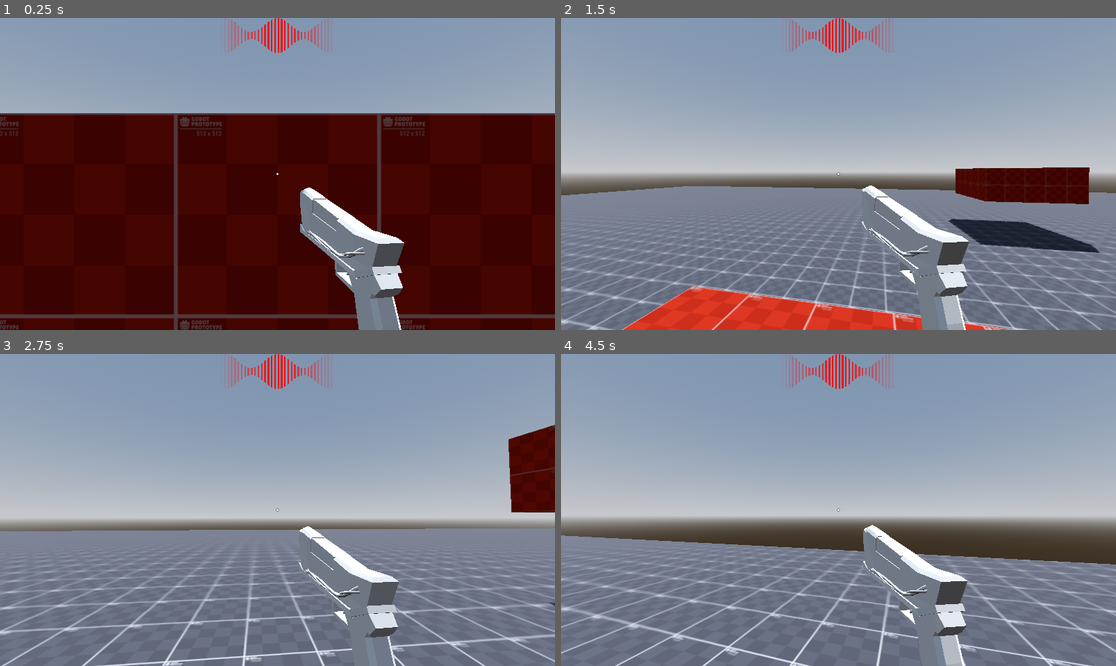
Above: before the commit, frames 1-4 (two rows, left to right).
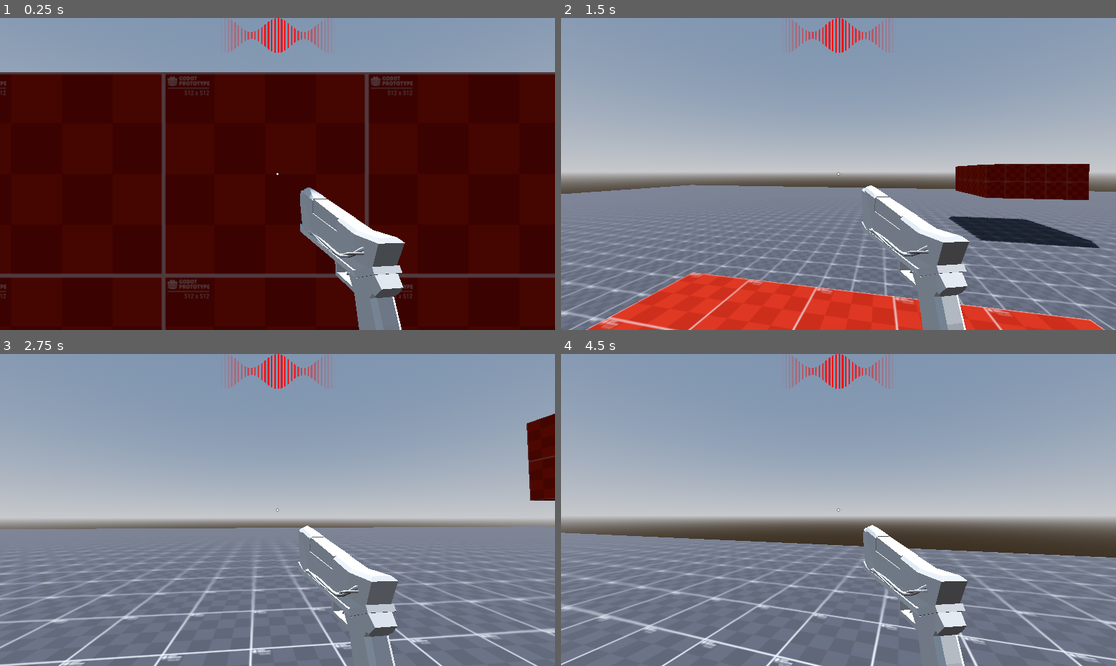
Above: after the commit, the same moments.

Repository: WasteIy/GameOff2025
Game: Godot game, scene res://Scenes/Levels/debug_level.tscn
Same seed, same stepped clock (60 frames per second), same inputs: the game is played once before the commit and once after it.
Inputs (mouse positions are in pixels of both pictures, inside the frame that each line leads up to):
- Up to frame 1 (0.25 s): no input
- Up to frame 2 (1.5 s): move the mouse to (866, 174) at 0.52 s; hold Ctrl (crouch) 0.53-1.28 s; hold W (move_forward) from 0.53 s (still down); click (866, 174) at 0.67 s; tap Space (jump) at 0.77 s; move the mouse to (810, 174) at 1.27 s; tap Ctrl (crouch) at 1.35 s
- Up to frame 3 (2.75 s): keep holding W (move_forward); tap Space (jump) at 1.52 s; move the mouse to (288, 503) at 2.02 s; hold Shift (run) from 2.03 s (still down); tap Ctrl (crouch) at 2.3 s
- Up to frame 4 (4.5 s): keep holding W (move_forward); move the mouse to (832, 516) at 2.77 s; release Shift (run) at 2.78 s; click (832, 516) at 2.85 s; tap Space (jump) at 3.02, 3.77 s; tap Ctrl (crouch) at 3.05, 4.35 s; move the mouse to (877, 513) at 3.52 s; hold Ctrl (crouch) 3.53-4.28 s; move the mouse to (794, 506) at 4.27 s

The runs differ from the first frame. In frame 1, 19% of the frame differs, in the area x 0-100%, y 17-100%; in frame 2, 11%; in frame 3, 9.1%; in frame 4, 8.2%.

Commit message:
Working on camera animations

Diff:
--- a/Scenes/Player/player.tscn
+++ b/Scenes/Player/player.tscn
@@ -12,45 +12,64 @@
 [ext_resource type="Script" uid="uid://c2rjhovo4ljy7" path="res://Scenes/Player/Components/shoot.gd" id="7_jhyir"]
 [ext_resource type="PackedScene" uid="uid://rvq118nc0ibx" path="res://Scenes/UI/ui_debug.tscn" id="13_06tpx"]
 
-[sub_resource type="CapsuleShape3D" id="CapsuleShape3D_jhyir"]
-height = 1.9
-
 [sub_resource type="Animation" id="Animation_74mp2"]
 length = 0.001
-tracks/0/type = "bezier"
+tracks/0/type = "value"
 tracks/0/imported = false
 tracks/0/enabled = true
-tracks/0/path = NodePath("CameraController:position:x")
+tracks/0/path = NodePath("Collision:shape:height")
 tracks/0/interp = 1
 tracks/0/loop_wrap = true
 tracks/0/keys = {
-"handle_modes": PackedInt32Array(0),
-"points": PackedFloat32Array(0, -0.25, 0, 0.25, 0),
-"times": PackedFloat32Array(0)
+"times": PackedFloat32Array(0),
+"transitions": PackedFloat32Array(1),
+"update": 0,
+"values": [1.9]
 }
-tracks/1/type = "bezier"
+tracks/1/type = "value"
 tracks/1/imported = false
 tracks/1/enabled = true
-tracks/1/path = NodePath("CameraController:position:y")
+tracks/1/path = NodePath("Collision:position")
 tracks/1/interp = 1
 tracks/1/loop_wrap = true
 tracks/1/keys = {
-"handle_modes": PackedInt32Array(0),
-"points": PackedFloat32Array(0.75, -0.25, 0, 0.25, 0),
-"times": PackedFloat32Array(0)
-}
-tracks/2/type = "value"
-tracks/2/imported = false
-tracks/2/enabled = true
-tracks/2/path = NodePath("Collision:shape")
-tracks/2/interp = 1
-tracks/2/loop_wrap = true
-tracks/2/keys = {
 "times": PackedFloat32Array(0),
 "transitions": PackedFloat32Array(1),
-"update": 1,
-"values": [SubResource("CapsuleShape3D_jhyir")]
+"update": 0,
+"values": [Vector3(0, -0.05, 0)]
 }
+
+[sub_resource type="Animation" id="Animation_oikmp"]
+resource_name = "crouch"
+step = 0.1
+tracks/0/type = "value"
+tracks/0/imported = false
+tracks/0/enabled = true
+tracks/0/path = NodePath("Collision:shape:height")
+tracks/0/interp = 1
+tracks/0/loop_wrap = true
+tracks/0/keys = {
+"times": PackedFloat32Array(0, 1),
+"transitions": PackedFloat32Array(1, 1),
+"update": 0,
+"values": [1.9, 1.5]
+}
+tracks/1/type = "value"
+tracks/1/imported = false
+tracks/1/enabled = true
+tracks/1/path = NodePath("Collision:position")
+tracks/1/interp = 1
+tracks/1/loop_wrap = true
+tracks/1/keys = {
+"times": PackedFloat32Array(0, 1),
+"transitions": PackedFloat32Array(1, 1),
+"update": 0,
+"values": [Vector3(0, -0.05, 0), Vector3(0, -0.25, 0)]
+}
+
+[sub_resource type="Animation" id="Animation_06tpx"]
+resource_name = "uncrouch"
+step = 0.1
 
 [sub_resource type="Animation" id="Animation_jhyir"]
 resource_name = "walk"
@@ -76,29 +95,9 @@
 tracks/1/loop_wrap = true
 tracks/1/keys = {
 "handle_modes": PackedInt32Array(2, 3, 0, 3, 2),
-"points": PackedFloat32Array(0.7497879, -0.22789787, -0.0036741837, 0.3, 0.004836619, 0.9144916, -0.26, 0, 0.26, 0, 0.7497879, -0.3, 0.004674673, 0.29999995, 0.005259037, 0.91374004, -0.29020226, 5.2452087e-05, 0.29020226, -5.2452087e-05, 0.7497879, -0.29999995, 0.0049535036, 0, 0),
+"points": PackedFloat32Array(0.5000274, -0.22789787, -0.0036741837, 0.3, 0.004836619, 0.6496724, -0.26, 0, 0.26, 0, 0.5000274, -0.3, 0.004674673, 0.29999995, 0.005259037, 0.6496724, -0.29020226, 5.2452087e-05, 0.29020226, -5.2452087e-05, 0.5000274, -0.29999995, 0.0049535036, 0, 0),
 "times": PackedFloat32Array(0, 0.5, 1, 1.5, 2)
 }
-
-[sub_resource type="Animation" id="Animation_oikmp"]
-resource_name = "crouch"
-step = 0.1
-tracks/0/type = "value"
-tracks/0/imported = false
-tracks/0/enabled = true
-tracks/0/path = NodePath("Collision:shape")
-tracks/0/interp = 1
-tracks/0/loop_wrap = true
-tracks/0/keys = {
-"times": PackedFloat32Array(0),
-"transitions": PackedFloat32Array(1),
-"update": 1,
-"values": [SubResource("CapsuleShape3D_jhyir")]
-}
-
-[sub_resource type="Animation" id="Animation_06tpx"]
-resource_name = "uncrouch"
-step = 0.1
 
 [sub_resource type="AnimationLibrary" id="AnimationLibrary_74mp2"]
 _data = {
@@ -108,7 +107,11 @@
 &"walk": SubResource("Animation_jhyir")
 }
 
+[sub_resource type="CapsuleShape3D" id="CapsuleShape3D_jhyir"]
+height = 1.9
+
 [sub_resource type="CapsuleMesh" id="CapsuleMesh_oikmp"]
+height = 1.9
 
 [node name="Player" type="CharacterBody3D"]
 script = ExtResource("1_uvnfx")
@@ -125,14 +128,16 @@
 script = ExtResource("4_74mp2")
 
 [node name="Collision" type="CollisionShape3D" parent="."]
+transform = Transform3D(1, 0, 0, 0, 1, 0, 0, 0, 1, 0, -0.05, 0)
 shape = SubResource("CapsuleShape3D_jhyir")
 
 [node name="Model" type="MeshInstance3D" parent="."]
+transform = Transform3D(1, 0, 0, 0, 1, 0, 0, 0, 1, 0, -0.05, 0)
 visible = false
 mesh = SubResource("CapsuleMesh_oikmp")
 
 [node name="CameraController" type="Node3D" parent="."]
-transform = Transform3D(1, 0, 0, 0, 1, 0, 0, 0, 1, 0, 0.75, 0)
+transform = Transform3D(1, 0, 0, 0, 1, 0, 0, 0, 1, 0.06045824, 0.5000274, 0)
 script = ExtResource("2_mtuoh")
 
 [node name="Camera" type="Camera3D" parent="CameraController"]
